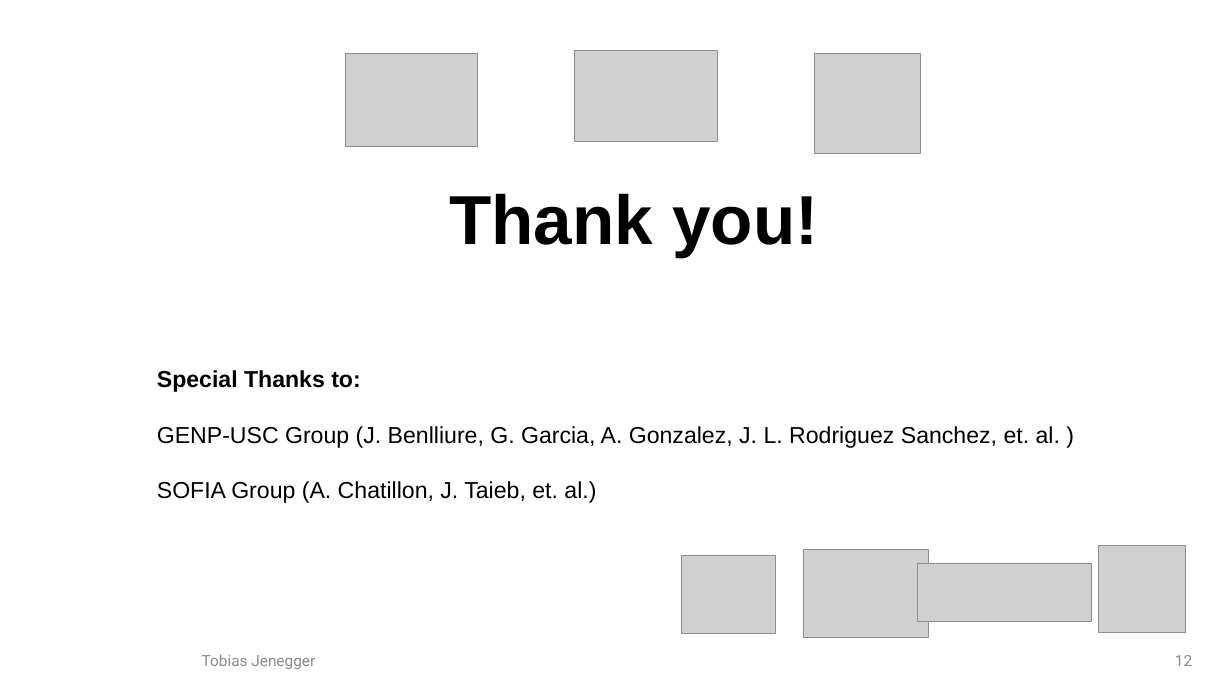
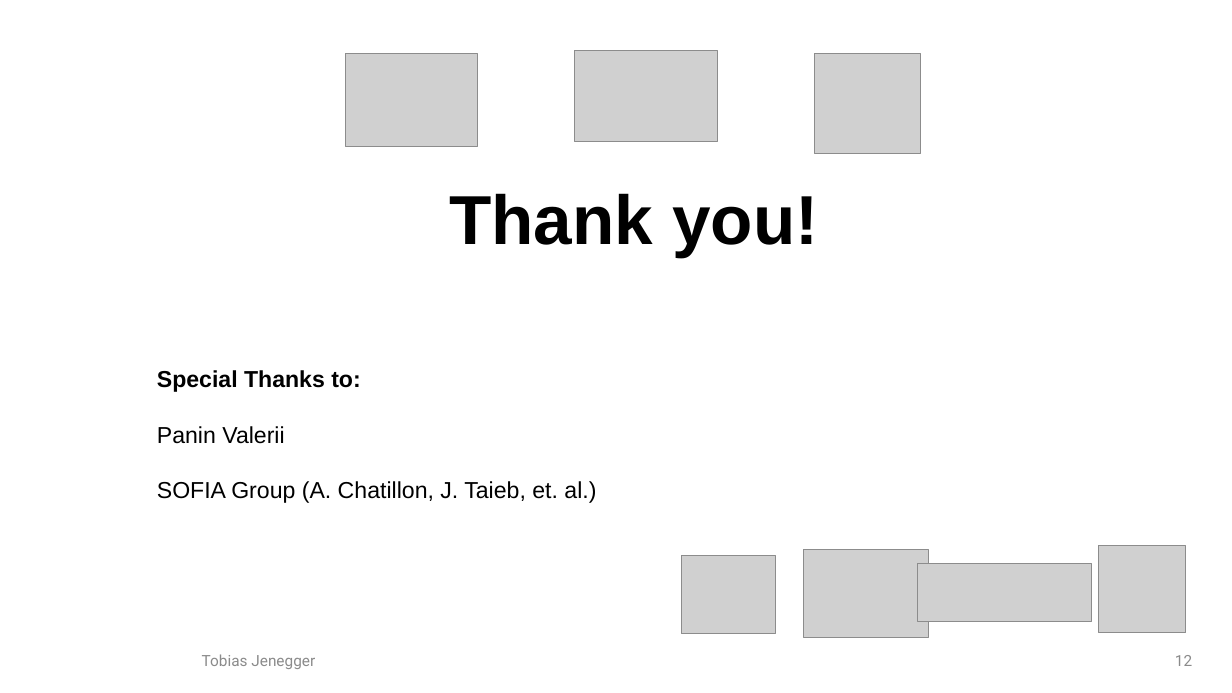
Before and after one commit to jenegger/r3bweek_2022, a slide deck: slide 12 of r3b_pres_2022.odp. Drawn at 1232x693 pixels with LibreOffice and Linux fonts; fonts in the diff are those of the drawing; grey boxes stand for pictures; background and template pictures are left out. Boxes give left, top, right and bottom in pixels: in the first picture for what was removed or moved away, otherwise in the second. Text is boxed around its words. In the diff, an @@ line names an element or a change of style, - is before the commit and + after.

```diff
--- a/r3b_pres_2022.odp
+++ b/r3b_pres_2022.odp
@@ text at (157,426,284,444): text changed @@
-GENP-USC Group (J. Benlliure, G. Garcia, A. Gonzalez, J. L. Rodriguez Sanchez, et. al. )
+Panin Valerii
```
Also in this commit, not shown: 6 other slides changed, 2 slides added, 2 slides removed, 6 other files.
